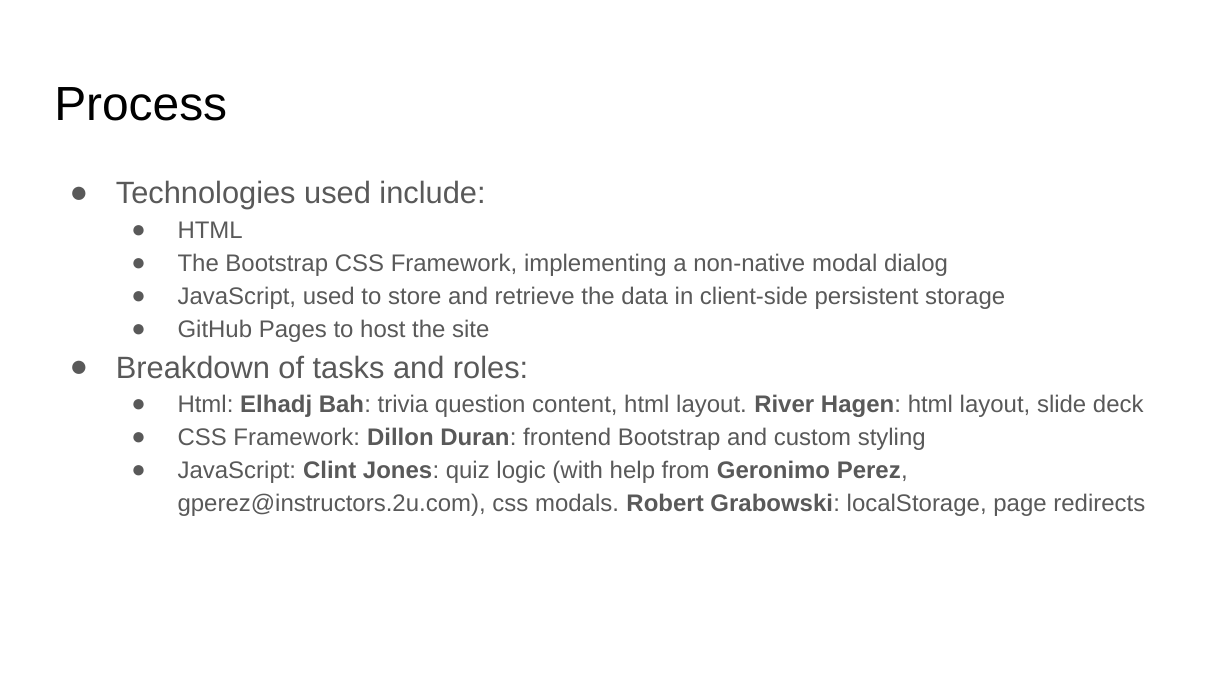
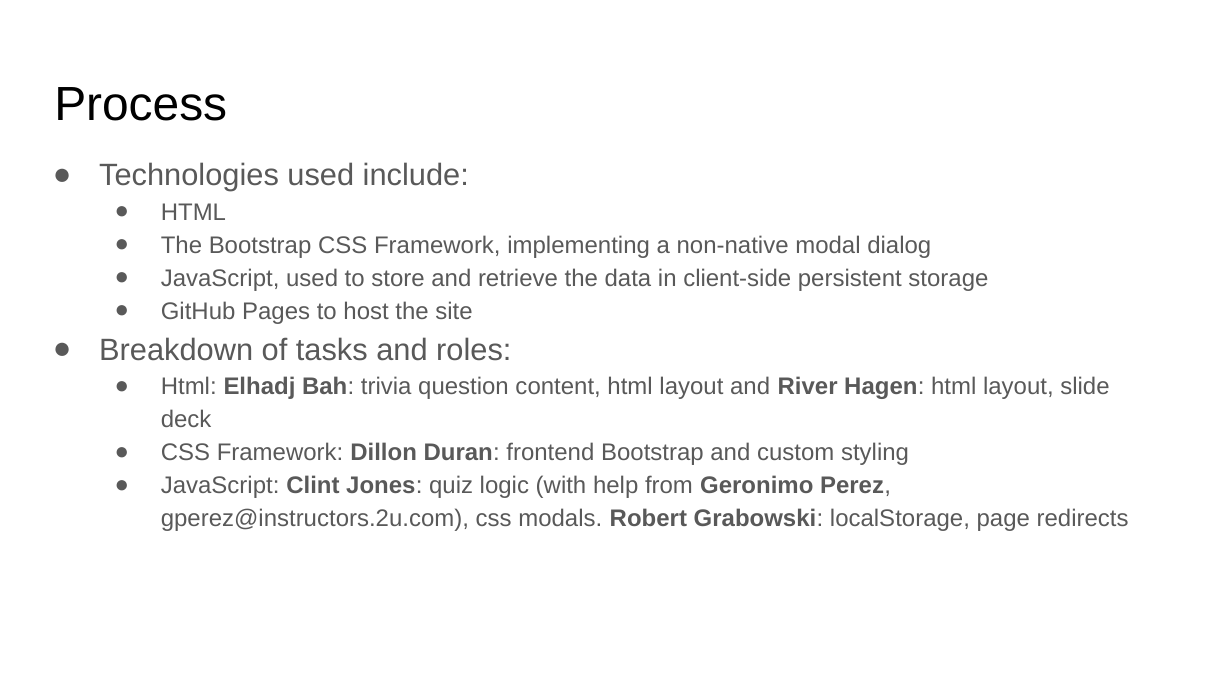
Before and after one commit to clintsrc/nerd-trivia, a slide deck: slide 4 of assets/slides/Project Presentation.pptx. Drawn at 1232x693 pixels with LibreOffice and Linux fonts; fonts in the diff are those of the drawing. Boxes give left, top, right and bottom in pixels: in the first picture for what was removed or moved away, otherwise in the second. Text is boxed around its words. In the diff, an @@ line names an element or a change of style, - is before the commit and + after.

Commit message:
Update the presentation slides in the repo to get the last update from the google drive share we used

```diff
--- a/assets/slides/Project Presentation.pptx
+++ b/assets/slides/Project Presentation.pptx
@@ text "Technologies used include:": place and size @@
-text "Technologies used include:" at [116, 180, 1145, 516]
+text "Technologies used include:" at [99, 162, 1129, 531]
@@ text at [161, 376, 1109, 427]: text changed @@
-  ● Html: Elhadj Bah: trivia question content, html layout. River Hagen: html layout, slide deck
+  ● Html: Elhadj Bah: trivia question content, html layout and River Hagen: html layout, slide deck
```
Also in this commit, not shown: 4 other slides changed.
